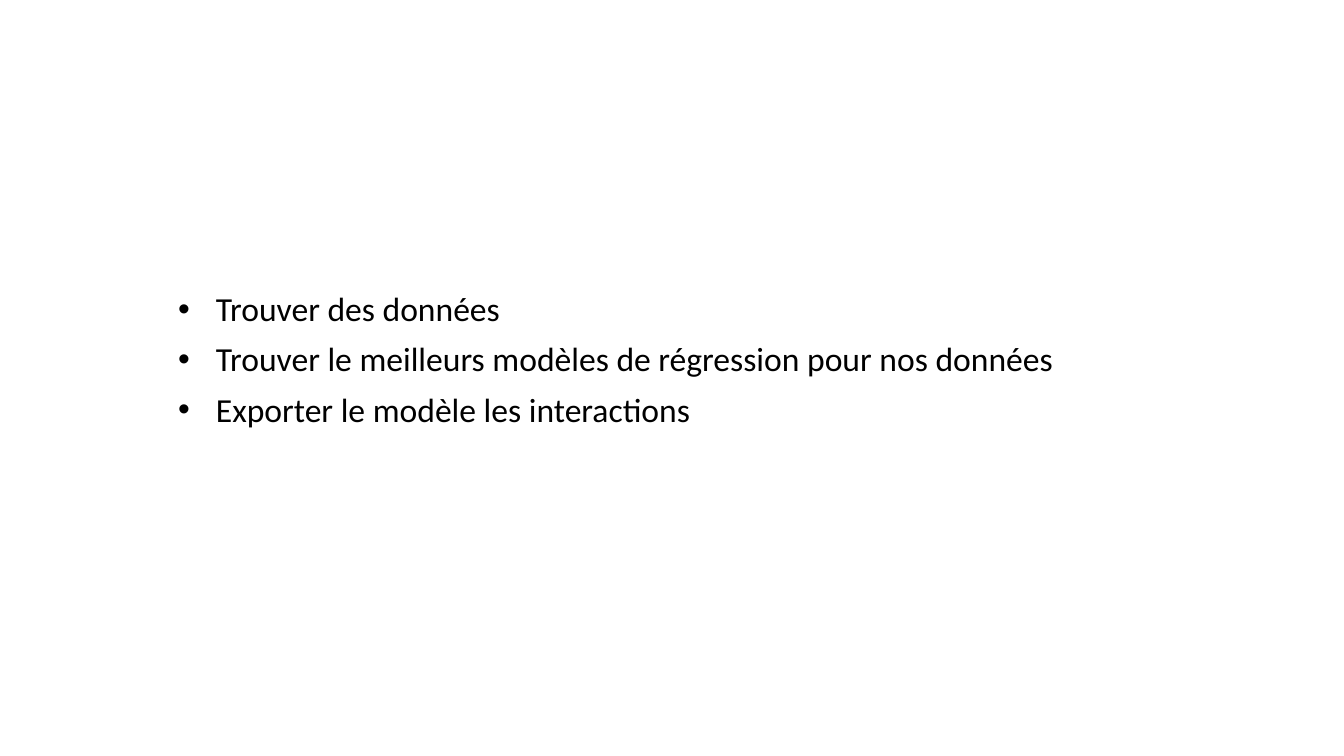
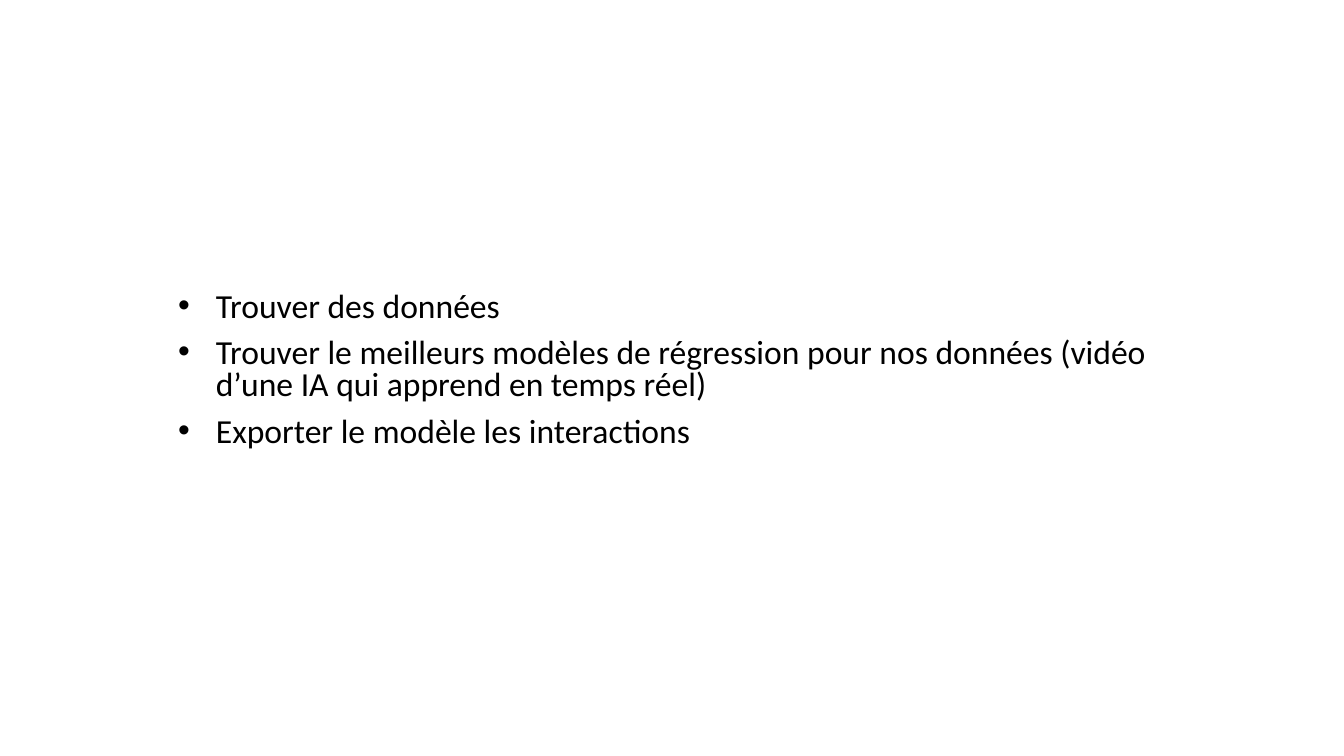
Before and after one commit to Jah-Say10/Master-Thesis-Omar-DIASSE, a slide deck: slide 27 of Presentation/Presentation Memoire.pptx. Drawn at 1344x756 pixels with LibreOffice and Linux fonts; fonts in the diff are those of the drawing. Boxes give left, top, right and bottom in pixels: in the first picture for what was removed or moved away, otherwise in the second. Text is boxed around its words. In the diff, an @@ line names an element or a change of style, - is before the commit and + after.

```diff
--- a/Presentation/Presentation Memoire.pptx
+++ b/Presentation/Presentation Memoire.pptx
@@ subtitle at bbox=[216, 294, 690, 449]: line spacing 0.9 to 0.8 @@
@@ subtitle at bbox=[216, 339, 1145, 402]: text changed @@
-• Trouver le meilleurs modèles de régression pour nos données
+• Trouver le meilleurs modèles de régression pour nos données (vidéo d’une IA qui apprend en temps réel)
```
Also in this commit, not shown: 1 other slide changed, 21 other files.
